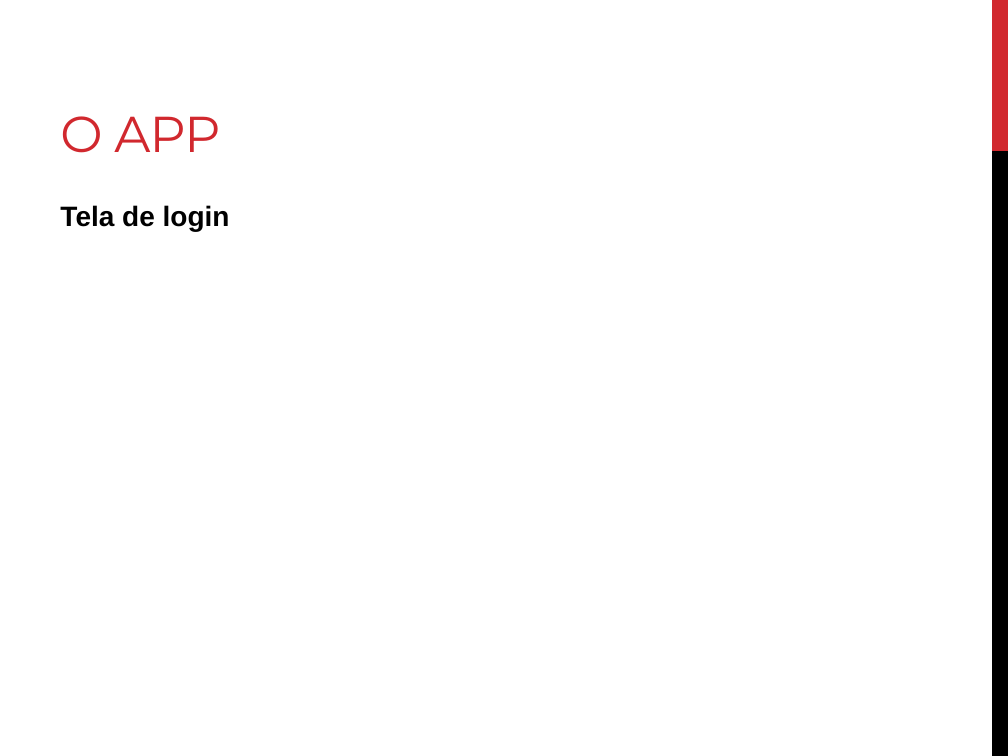
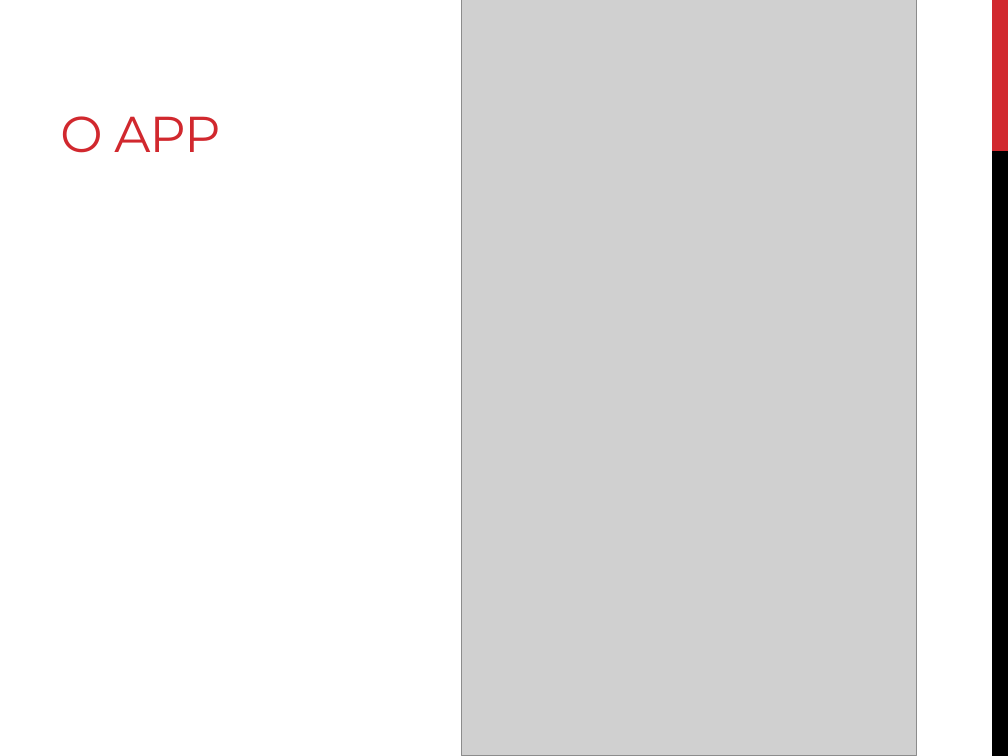
Before and after one commit to thegentil/EPFINAL_NNFG, a slide deck: slide 4 of Apresentação_Brain.pptx (slide 3 before the commit). Drawn at 1008x756 pixels with LibreOffice and Linux fonts; fonts in the diff are those of the drawing; grey boxes stand for pictures. Boxes give left, top, right and bottom in pixels: in the first picture for what was removed or moved away, otherwise in the second. Text is boxed around its words. In the diff, an @@ line names an element or a change of style, - is before the commit and + after.

```diff
--- a/Apresentação_Brain.pptx
+++ b/Apresentação_Brain.pptx
@@ picture added at bbox=[462, 0, 916, 756] @@
@@ picture added at bbox=[462, 0, 917, 756] @@
@@ text removed at bbox=[60, 205, 230, 231] @@
-Tela de login
```
Also in this commit, not shown: 7 slides added, 4 slides removed.
